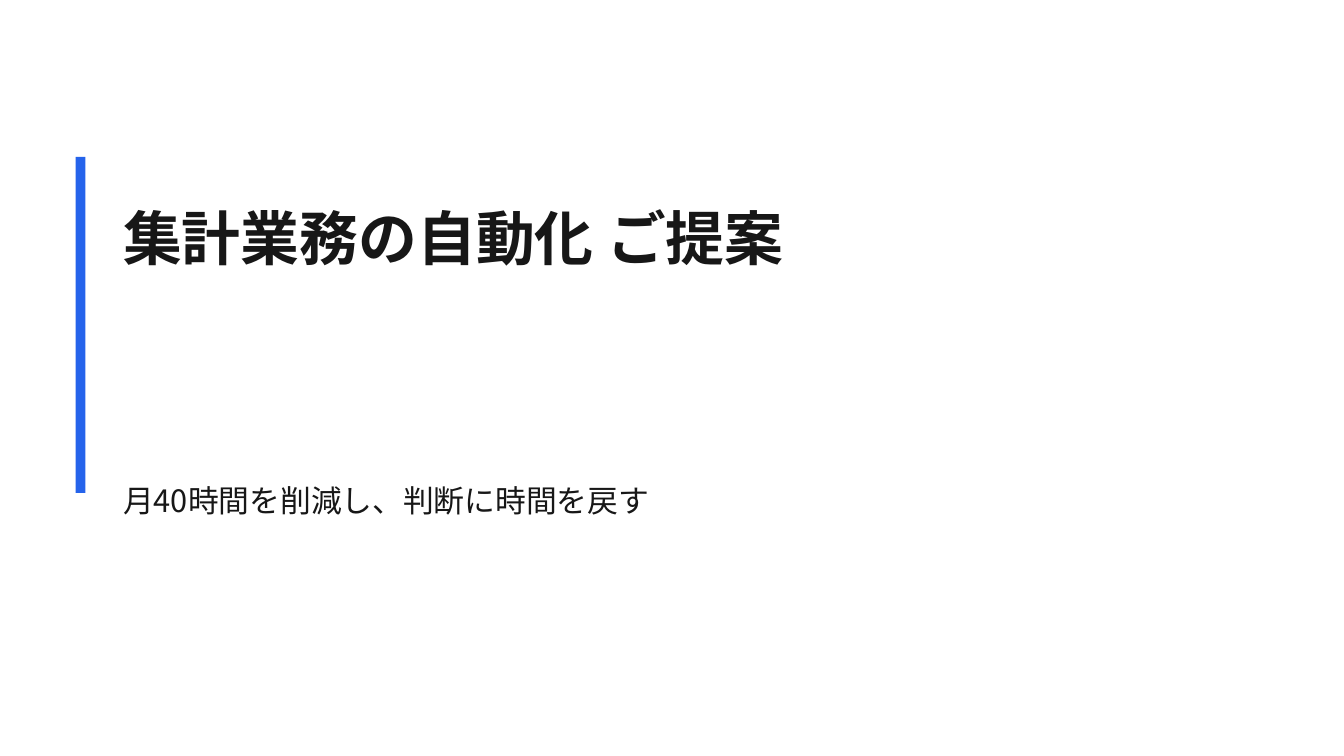
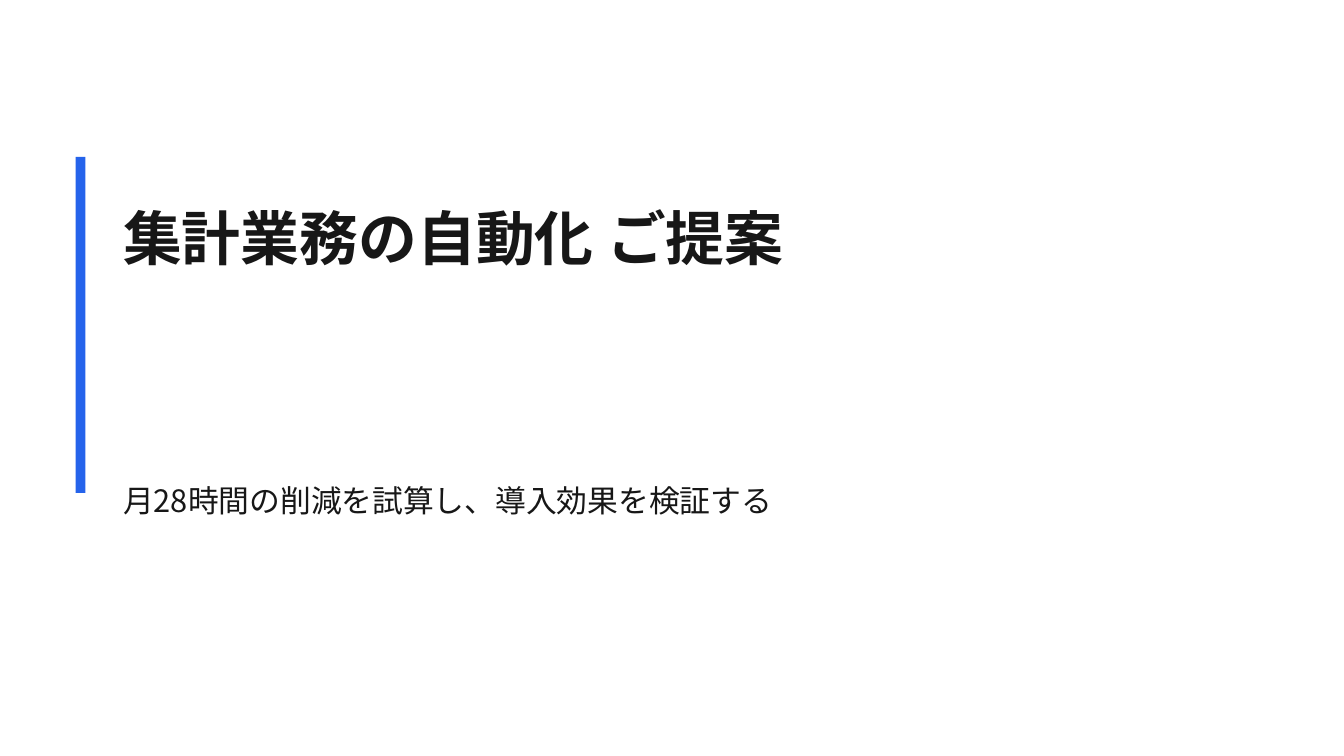
Before and after one commit to Skyjoy0512/Memora-iOS, a slide deck: slide 1 of docs/presentation-integration/scenarios/B/B.pptx. Drawn at 1344x756 pixels with LibreOffice and Linux fonts; fonts in the diff are those of the drawing. Boxes give left, top, right and bottom in pixels: in the first picture for what was removed or moved away, otherwise in the second. Text is boxed around its words. In the diff, an @@ line names an element or a change of style, - is before the commit and + after.

```diff
--- a/docs/presentation-integration/scenarios/B/B.pptx
+++ b/docs/presentation-integration/scenarios/B/B.pptx
@@ text at (x1=123, y1=486, x2=772, y2=515): text changed @@
-月40時間を削減し、判断に時間を戻す
+月28時間の削減を試算し、導入効果を検証する
```
Also in this commit, not shown: 3 other slides changed, 47 other files.
